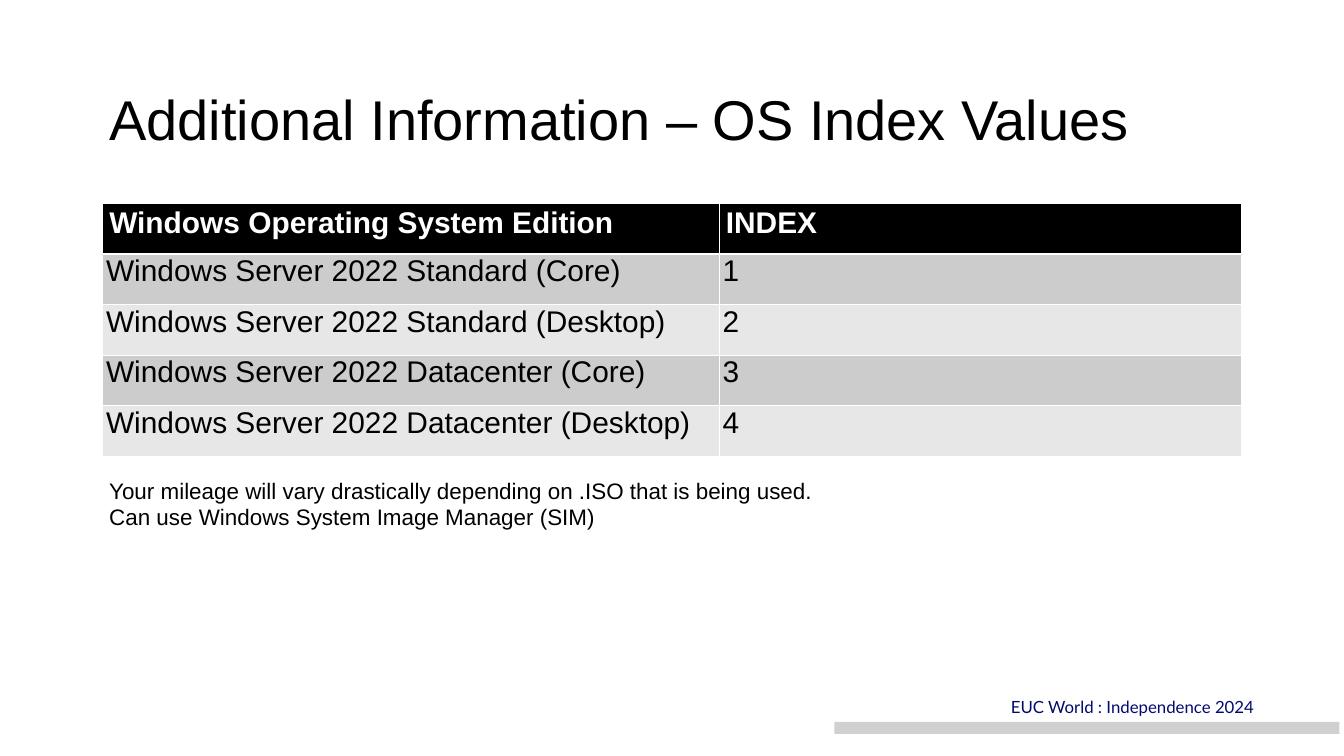
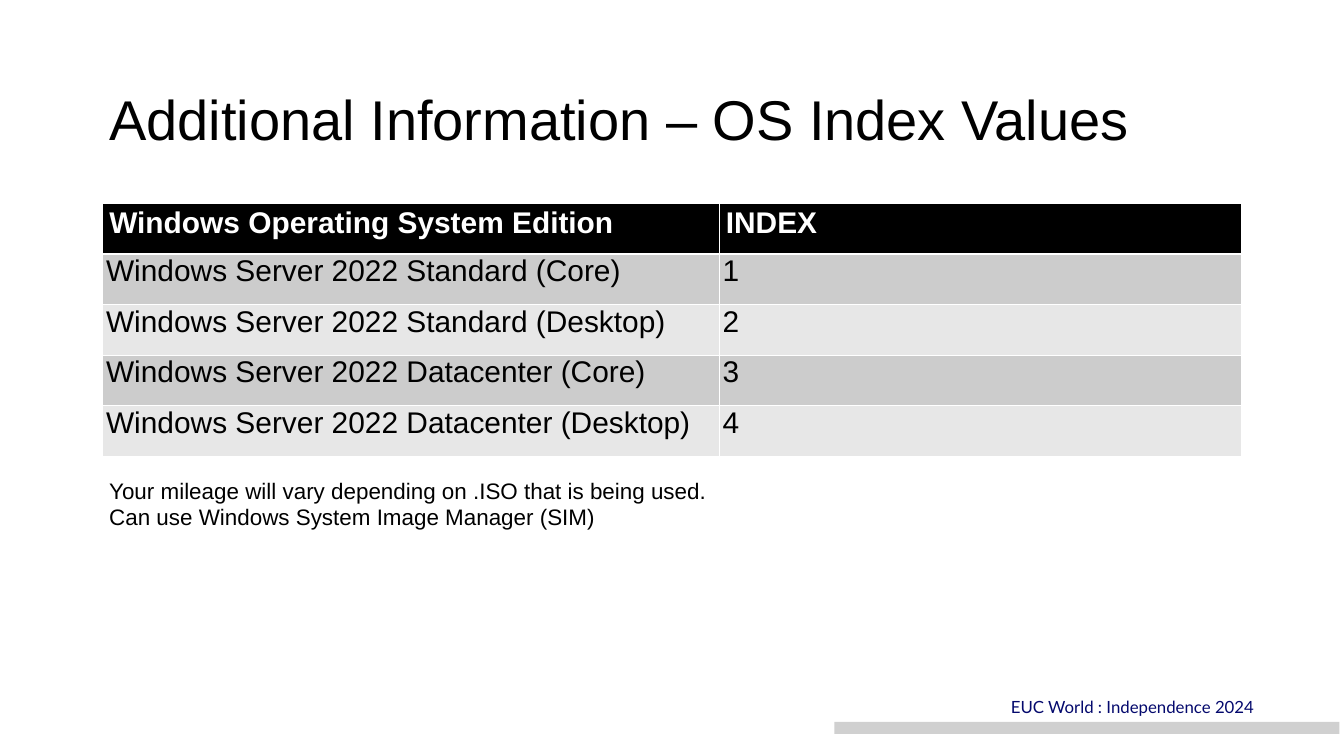
Before and after one commit to ctxcommunity/euc-world-packer-code-and-demo, a slide deck: slide 16 of EUCWorldPresentation.pptx. Drawn at 1344x756 pixels with LibreOffice and Linux fonts; fonts in the diff are those of the drawing; grey boxes stand for pictures. Boxes give left, top, right and bottom in pixels: in the first picture for what was removed or moved away, otherwise in the second. Text is boxed around its words. In the diff, an @@ line names an element or a change of style, - is before the commit and + after.

```diff
--- a/EUCWorldPresentation.pptx
+++ b/EUCWorldPresentation.pptx
@@ text at bbox=[109, 482, 706, 504]: text changed @@
-Your mileage will vary drastically depending on .ISO that is being used.
+Your mileage will vary depending on .ISO that is being used.
```
Also in this commit, not shown: 2 other slides changed.
